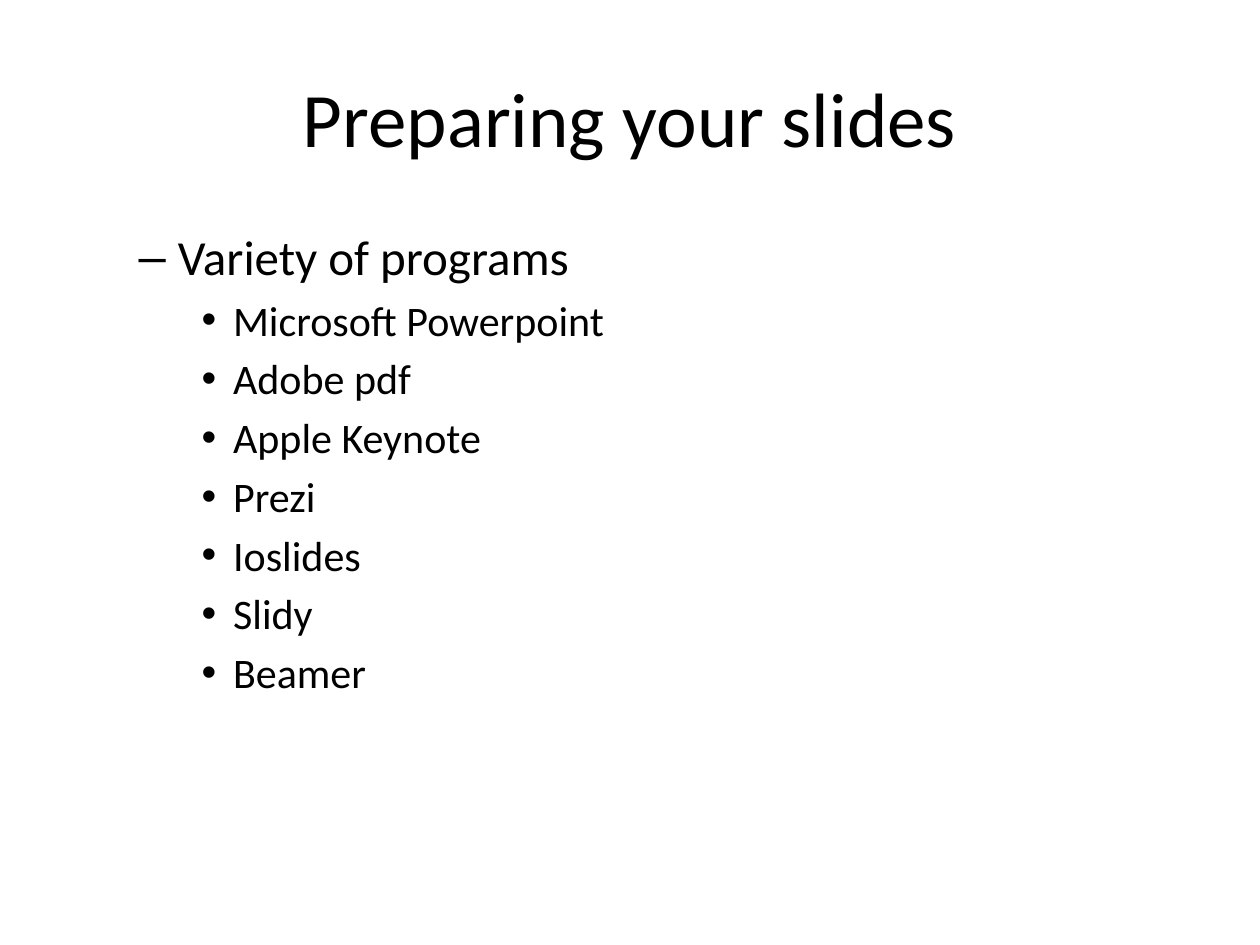
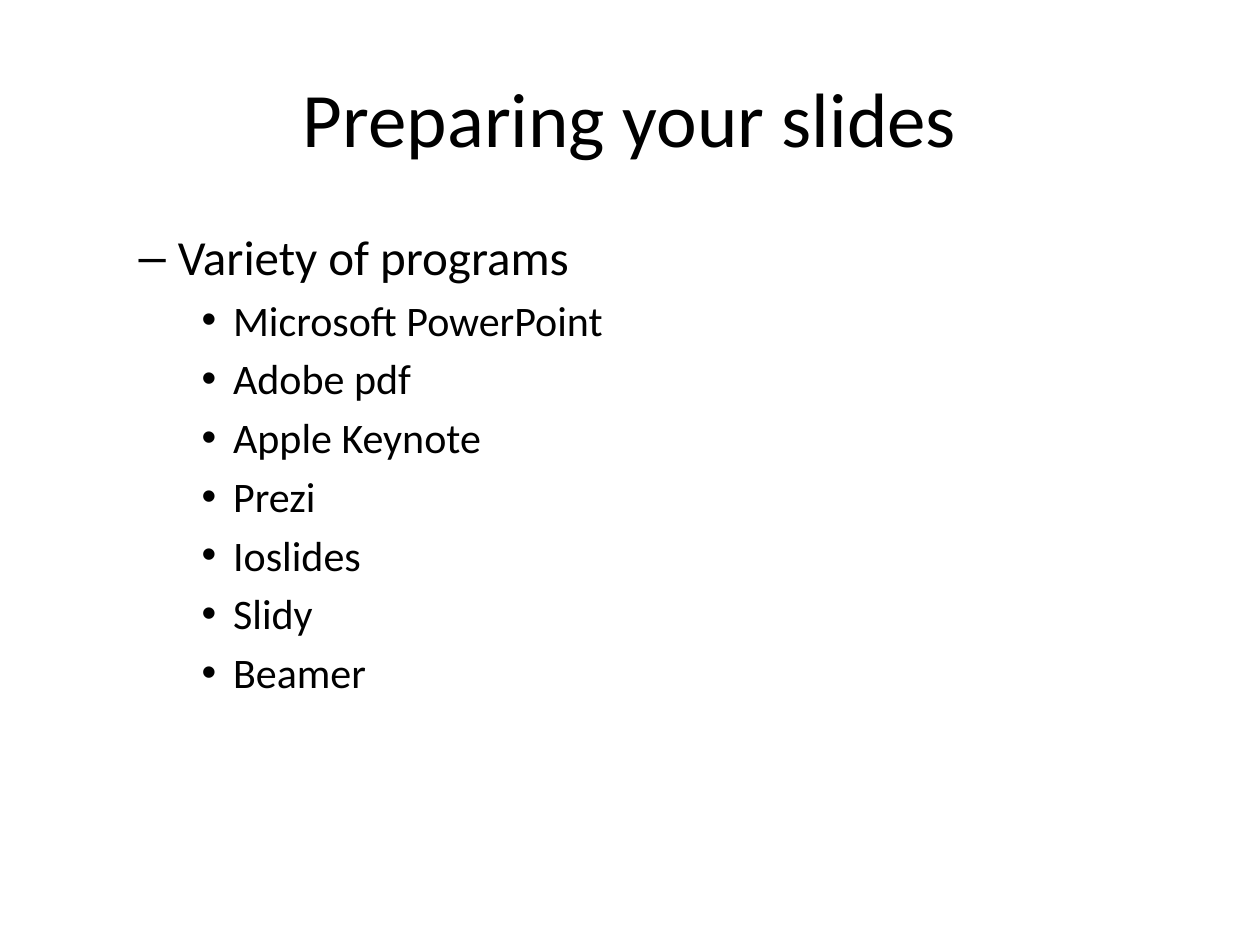
Before and after one commit to pmean/classes, a slide deck: slide 10 of clinical-research-methodology/results/video14-research-talks.pptx. Drawn at 1260x945 pixels with LibreOffice and Linux fonts; fonts in the diff are those of the drawing. Boxes give left, top, right and bottom in pixels: in the first picture for what was removed or moved away, otherwise in the second. Text is boxed around its words. In the diff, an @@ line names an element or a change of style, - is before the commit and + after.

```diff
--- a/clinical-research-methodology/results/video14-research-talks.pptx
+++ b/clinical-research-methodology/results/video14-research-talks.pptx
@@ text at (233,307,602,337): text changed @@
-    • Microsoft Powerpoint
+    • Microsoft PowerPoint
```
Also in this commit, not shown: 5 other slides changed, 6 other files.
